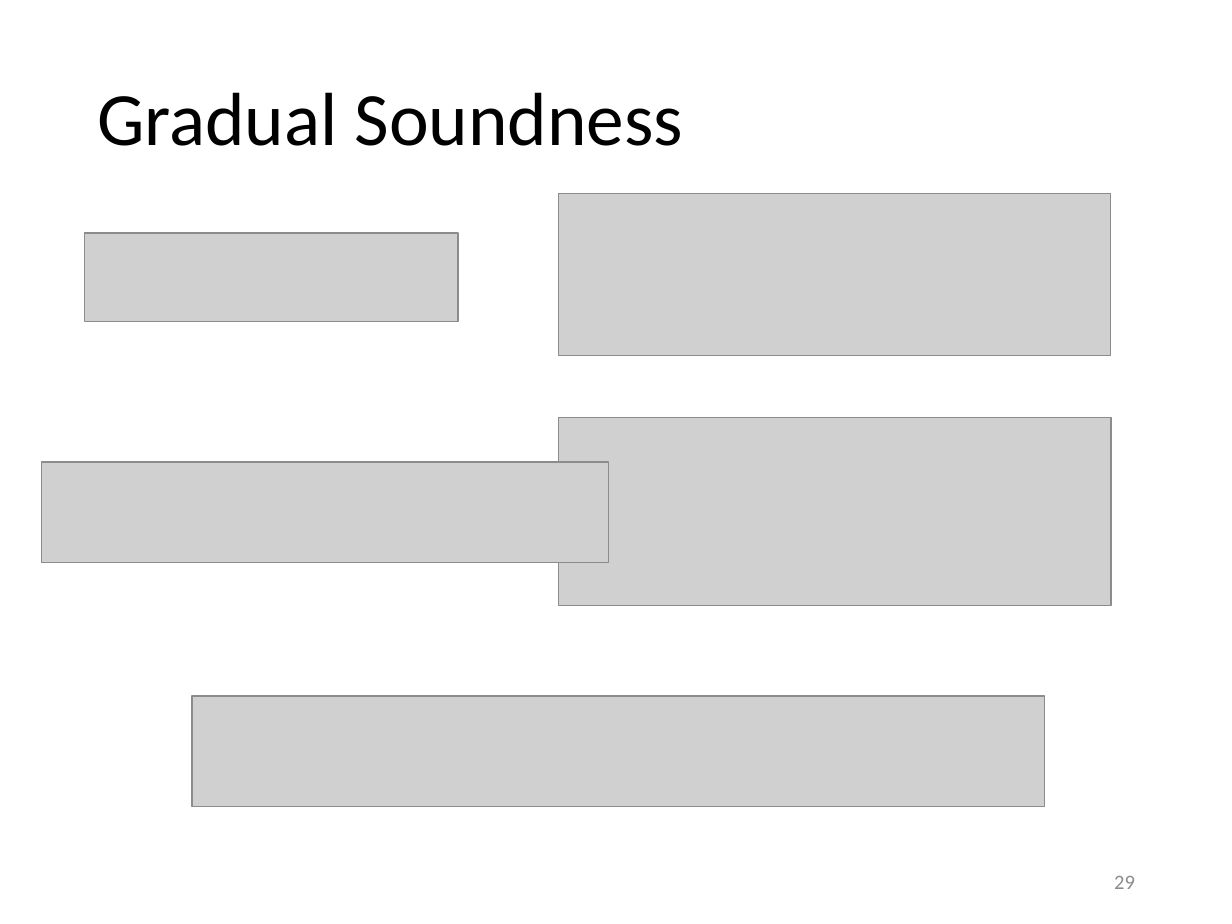
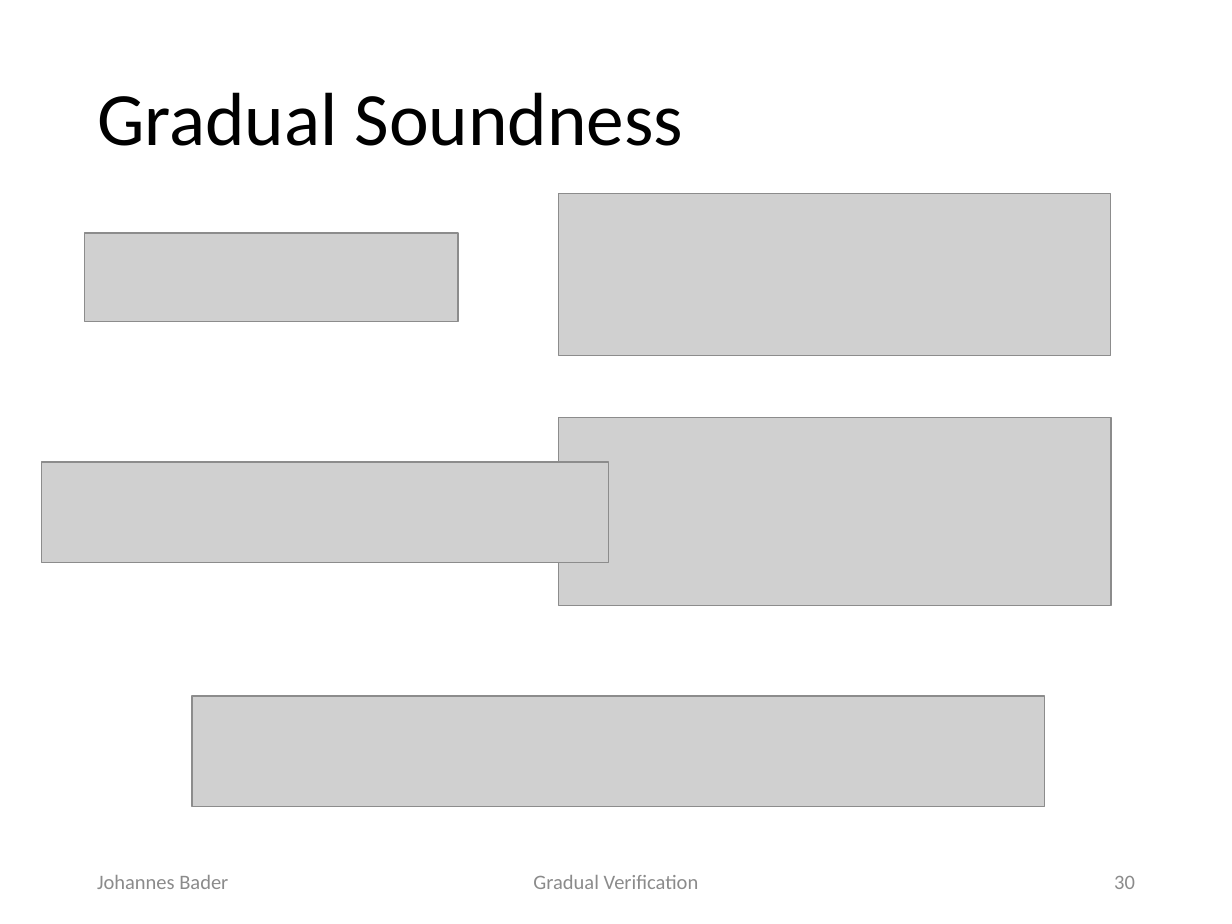
Before and after one commit to olydis/GradVerThesis, a slide deck: slide 30 of presentation/PLunch.pptm (slide 29 before the commit). Drawn at 1232x924 pixels with LibreOffice and Linux fonts; fonts in the diff are those of the drawing; grey boxes stand for pictures. Boxes give left, top, right and bottom in pixels: in the first picture for what was removed or moved away, otherwise in the second. Text is boxed around its words. In the diff, an @@ line names an element or a change of style, - is before the commit and + after.

```diff
--- a/presentation/PLunch.pptm
+++ b/presentation/PLunch.pptm
@@ text added at [97,875,228,889], 12 pt, text #8C8C8C @@
+Johannes Bader
@@ text added at [533,875,699,889], 12 pt, text #8C8C8C @@
+Gradual Verification
@@ page number at [1114,876,1135,889]: text changed @@
-29
+30
```
Also in this commit, not shown: 39 other slides changed, 5 slides added, 4 slides removed.
